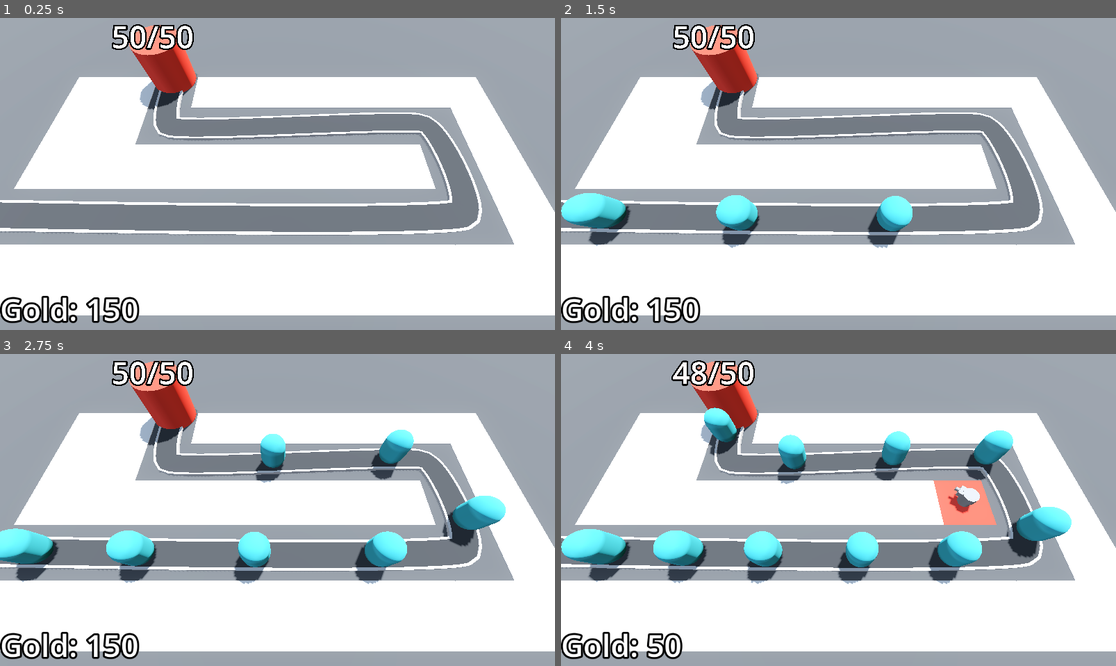
Above: before the commit, frames 1-4 (two rows, left to right).
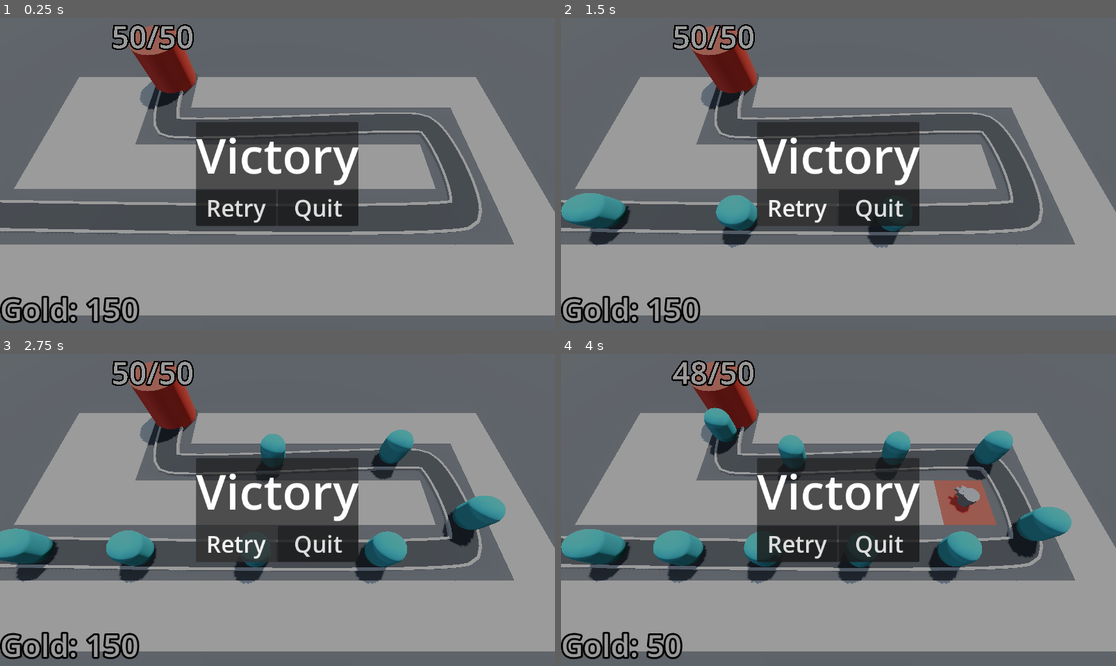
Above: after the commit, the same moments.

Repository: cpurdy-cs/Barbarian-Blaster-Class
Game: Godot game, scene res://base_level.tscn
Same seed, same stepped clock (60 frames per second), same inputs: the game is played once before the commit and once after it.
Inputs (mouse positions are in pixels of both pictures, inside the frame that each line leads up to):
- Up to frame 1 (0.25 s): no input
- Up to frame 2 (1.5 s): click (799, 208) at 0.5 s, where only the run after the commit has a clickable "Retry"; click (799, 208) at 1.25 s, where only the run after the commit has a clickable "Retry"
- Up to frame 3 (2.75 s): click (238, 544) at 2 s, where only the run after the commit has a clickable "Retry"
- Up to frame 4 (4 s): move the mouse to (960, 494) at 2.77 s; click (960, 494) at 2.85 s; move the mouse to (727, 525) at 3.52 s; click (727, 525) at 3.6 s

The runs differ from the first frame. In frame 1, 98% of the frame differs, in the area x 0-100%, y 0-100%; in frame 2, 98%; in frame 3, 97%; in frame 4, 97%.

Commit message:
add victory layer

Diff:
--- /dev/null
+++ b/UI/victory_layer.gd
@@ -0,0 +1 @@
+extends CanvasLayer
--- /dev/null
+++ b/UI/victory_layer.tscn
@@ -0,0 +1,52 @@
+[gd_scene format=3 uid="uid://cqwiydufhvhtr"]
+
+[ext_resource type="Script" uid="uid://cawq8t1qy1cjm" path="res://UI/victory_layer.gd" id="1_4etjl"]
+
+[sub_resource type="LabelSettings" id="LabelSettings_xjg0i"]
+font_size = 100
+
+[node name="VictoryLayer" type="CanvasLayer" unique_id=479786153]
+script = ExtResource("1_4etjl")
+
+[node name="ColorRect" type="ColorRect" parent="." unique_id=814111736]
+anchors_preset = 15
+anchor_right = 1.0
+anchor_bottom = 1.0
+grow_horizontal = 2
+grow_vertical = 2
+color = Color(0, 0, 0, 0.39215687)
+
+[node name="CenterContainer" type="CenterContainer" parent="." unique_id=1814426878]
+anchors_preset = 15
+anchor_right = 1.0
+anchor_bottom = 1.0
+grow_horizontal = 2
+grow_vertical = 2
+
+[node name="PanelContainer" type="PanelContainer" parent="CenterContainer" unique_id=615104607]
+layout_mode = 2
+
+[node name="VBoxContainer" type="VBoxContainer" parent="CenterContainer/PanelContainer" unique_id=1071076922]
+layout_mode = 2
+
+[node name="Label" type="Label" parent="CenterContainer/PanelContainer/VBoxContainer" unique_id=1412716782]
+layout_mode = 2
+text = "Victory"
+label_settings = SubResource("LabelSettings_xjg0i")
+
+[node name="HBoxContainer" type="HBoxContainer" parent="CenterContainer/PanelContainer/VBoxContainer" unique_id=922526794]
+layout_mode = 2
+alignment = 1
+
+[node name="RetryButton" type="Button" parent="CenterContainer/PanelContainer/VBoxContainer/HBoxContainer" unique_id=1096024385]
+layout_mode = 2
+size_flags_horizontal = 3
+theme_override_font_sizes/font_size = 48
+text = "Retry"
+
+[node name="QuitButton" type="Button" parent="CenterContainer/PanelContainer/VBoxContainer/HBoxContainer" unique_id=1279867838]
+layout_mode = 2
+size_flags_horizontal = 3
+theme_override_font_sizes/font_size = 48
+text = "Quit
+"
--- a/base_level.tscn
+++ b/base_level.tscn
@@ -9,6 +9,7 @@
 [ext_resource type="PackedScene" uid="uid://d01unib15e15u" path="res://Turret/turret.tscn" id="6_u2wky"]
 [ext_resource type="Script" uid="uid://cdnrb2lll2co0" path="res://Bank/bank.gd" id="8_bkkah"]
 [ext_resource type="PackedScene" uid="uid://mkj7f0lctt2k" path="res://DifficultyManager/difficulty_manager.tscn" id="9_xjg0i"]
+[ext_resource type="PackedScene" uid="uid://cqwiydufhvhtr" path="res://UI/victory_layer.tscn" id="10_ykwpl"]
 
 [sub_resource type="ProceduralSkyMaterial" id="ProceduralSkyMaterial_4sal3"]
 sky_horizon_color = Color(0.66224277, 0.6717428, 0.6867428, 1)
@@ -77,10 +78,9 @@
 }
 metadata/_editor_floor_ = Vector3(0, 0, 0)
 
-[node name="EnemyPath" type="Path3D" parent="." unique_id=196923056 node_paths=PackedStringArray("victory_layer", "difficulty_manager")]
+[node name="EnemyPath" type="Path3D" parent="." unique_id=196923056 node_paths=PackedStringArray("difficulty_manager")]
 curve = SubResource("Curve3D_bo3yr")
 script = ExtResource("3_2elnx")
-victory_layer = NodePath("../VictoryLayer")
 enemy_scene = ExtResource("2_5vx1e")
 difficulty_manager = NodePath("../DifficultyManager")
 
@@ -161,16 +161,7 @@
 [node name="DifficultyManager" parent="." unique_id=1047859533 instance=ExtResource("9_xjg0i")]
 enemy_health_curve = SubResource("Curve_xjg0i")
 
-[node name="VictoryLayer" type="CanvasLayer" parent="." unique_id=2032535473]
-visible = false
-
-[node name="ColorRect" type="ColorRect" parent="VictoryLayer" unique_id=1145399664]
-anchors_preset = 15
-anchor_right = 1.0
-anchor_bottom = 1.0
-grow_horizontal = 2
-grow_vertical = 2
-color = Color(0, 0, 0, 0.39215687)
+[node name="VictoryLayer" parent="." unique_id=479786153 instance=ExtResource("10_ykwpl")]
 
 [connection signal="timeout" from="EnemyPath/Timer" to="EnemyPath" method="_on_timer_timeout"]
 [connection signal="stop_spawning_enemies" from="DifficultyManager" to="EnemyPath" method="_on_difficulty_manager_stop_spawning_enemies"]
Not shown, added: UI/victory_layer.gd.uid
